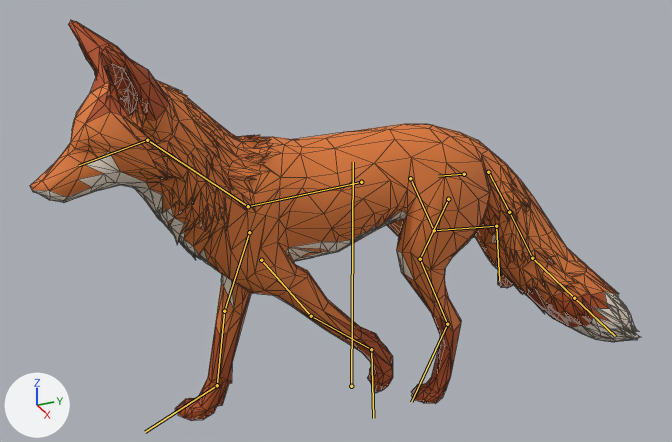
One commit to the glTF model packages/client/public/models/fox.glb: the scene before it, then after it.
One viewpoint serves both versions: a camera (50 mm lens) standing at (2.73, -1.3, 2.13) and looking at (0.0, -0.07, 0.76). Lighting does not change. The marker at lower left points along +X, +Y and +Z. The first picture is the older version. Both versions are drawn at frame 5 of the action 'run'; the numbers are the values there. The bones that change, and the others that lie on the model, are drawn over the model as lines. Mesh edges are drawn as thin lines.

The first picture shows 'fox'.
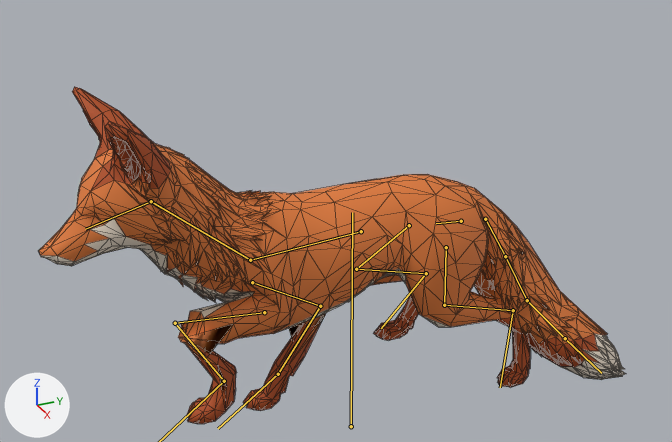
The change in detail:
Bone 'root' (bone_root) moves from (0.0, 0.049, 0.0) to (0.0, -0.142, 0.0).
Bone 'spine' (bone_spine) turns from (-8, 0, 0) to (-9, 0, 0) degrees about its own x, y and z.
Bone 'frontupper.L' (bone_frontupper_l) turns from (31, 0, 0) to (-47, 0, 0) degrees about its own x, y and z.
Bone 'frontlower.L' (bone_frontlower_l) turns from (-11, 0, 0) to (94, 0, 0) degrees about its own x, y and z.
Bone 'frontpaw.L' (bone_frontpaw_l) turns from (0, 0, 0) to (-38, 0, -2) degrees about its own x, y and z.
Bone 'frontupper.R' (bone_frontupper_r) turns from (-31, 0, 0) to (101, 0, 0) degrees about its own x, y and z.
Bone 'frontlower.R' (bone_frontlower_r) turns from (-16, 0, 0) to (-126, 0, 0) degrees about its own x, y and z.
Bone 'frontpaw.R' (bone_frontpaw_r) turns from (0, 0, 0) to (35, 0, 0) degrees about its own x, y and z.
Bone 'tail.1' (bone_tail_1) turns from (0, 0, 11) to (0, 0, 10) degrees about its own x, y and z.
Bone 'tail.2' (bone_tail_2) turns from (0, 0, 9) to (0, 0, 7) degrees about its own x, y and z.
Bone 'tail.3' (bone_tail_3) turns from (0, 0, 6) to (0, 0, 3) degrees about its own x, y and z.
Bone 'backupper.L' (bone_backupper_l) turns from (-31, 0, 0) to (52, 0, 0) degrees about its own x, y and z.
Bone 'backlower.L' (bone_backlower_l) turns from (-16, 0, 0) to (-94, 0, 0) degrees about its own x, y and z.
Bone 'backpaw.L' (bone_backpaw_l) turns from (0, 0, 0) to (44, 0, 0) degrees about its own x, y and z.
Bone 'backupper.R' (bone_backupper_r) turns from (31, 0, 0) to (3, 0, 0) degrees about its own x, y and z.
Bone 'backlower.R' (bone_backlower_r) turns from (-11, 0, 0) to (-33, 0, 0) degrees about its own x, y and z.
Bone 'backpaw.R' (bone_backpaw_r) turns from (0, 0, 0) to (30, 0, -2) degrees about its own x, y and z.

What differs and where, as boxes [x1, y1, x2, y2] in the pictures (672 x 442 px):
'fox', posed (16% shorter)
    before: [30, 20, 641, 421]
    after: [38, 87, 626, 424]
bone 'root', root to tip
    before: (351, 386) to (353, 162)
    after: (351, 426) to (352, 212)
bone 'spine', root to tip
    before: (361, 182) to (248, 206)
    after: (361, 231) to (250, 260)
bone 'frontupper.L', root to tip
    before: (249, 232) to (224, 311)
    after: (252, 282) to (320, 306)
bone 'frontlower.L', root to tip
    before: (224, 311) to (217, 385)
    after: (320, 306) to (278, 374)
bone 'frontpaw.L', root to tip
    before: (217, 385) to (145, 432)
    after: (278, 374) to (218, 428)
bone 'frontupper.R', root to tip
    before: (261, 260) to (311, 316)
    after: (264, 312) to (175, 323)
bone 'frontlower.R', root to tip
    before: (311, 316) to (371, 349)
    after: (175, 323) to (224, 381)
bone 'tail.1', root to tip
    before: (488, 172) to (509, 212)
    after: (485, 219) to (505, 256)
bone 'tail.2', root to tip
    before: (509, 212) to (532, 258)
    after: (505, 256) to (527, 300)
bone 'tail.3', root to tip
    before: (532, 258) to (574, 298)
    after: (527, 300) to (565, 338)
bone 'backupper.L', root to tip
    before: (410, 178) to (434, 230)
    after: (409, 225) to (356, 269)
bone 'backlower.L', root to tip
    before: (434, 230) to (496, 226)
    after: (356, 269) to (426, 273)
bone 'backpaw.L', root to tip
    before: (496, 226) to (499, 280)
    after: (426, 273) to (381, 328)
bone 'backupper.R', root to tip
    before: (448, 199) to (420, 259)
    after: (446, 247) to (444, 305)
bone 'backlower.R', root to tip
    before: (420, 259) to (447, 324)
    after: (444, 305) to (513, 310)
bone 'backpaw.R', root to tip
    before: (447, 324) to (411, 402)
    after: (513, 310) to (500, 387)
